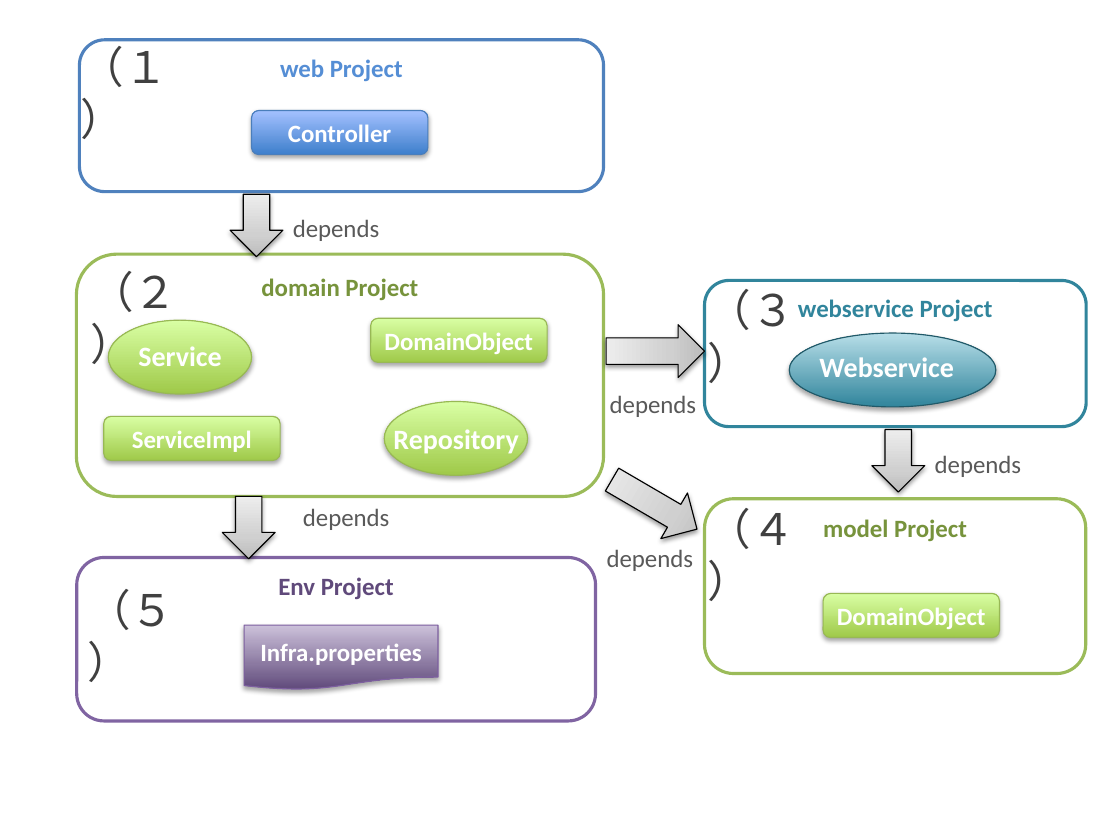
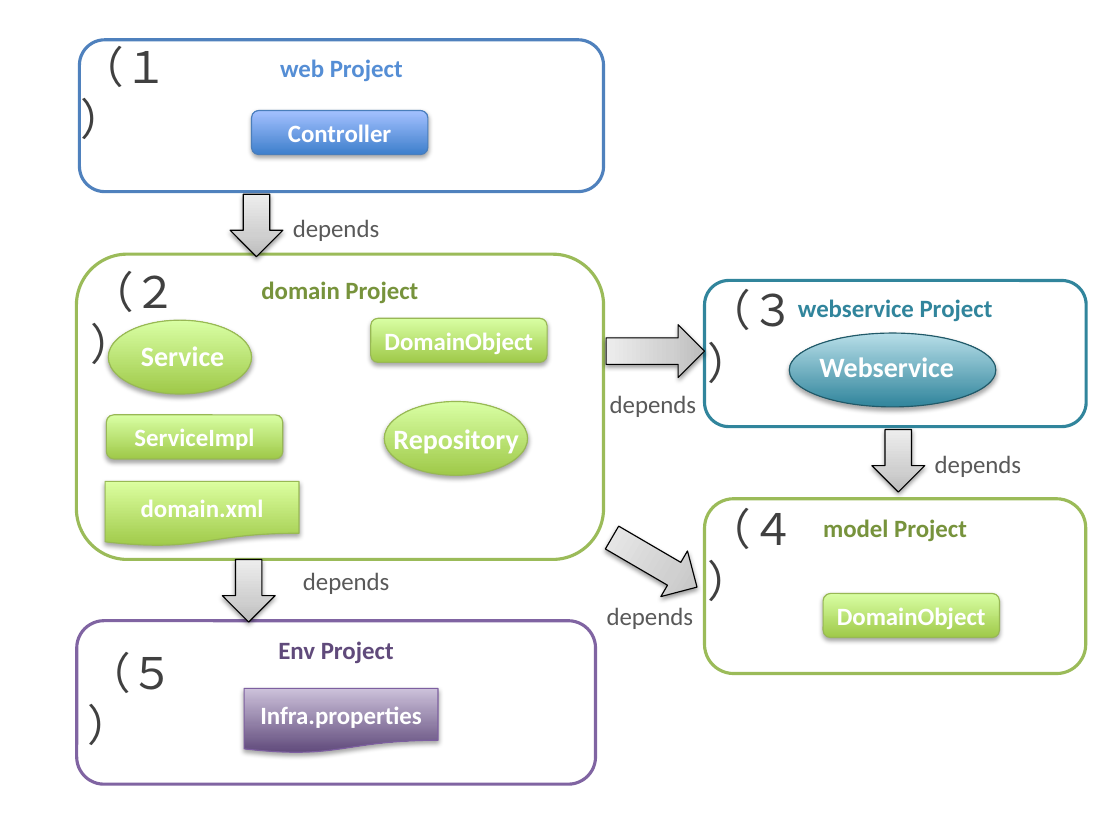
Before and after one commit to xzjia/guideline, a slide deck: slide 6 of source/ArchitectureInDetail/images_SOAP/materialSOAP.pptx. Drawn at 1120x840 pixels with LibreOffice and Linux fonts; fonts in the diff are those of the drawing. Boxes give left, top, right and bottom in pixels: in the first picture for what was removed or moved away, otherwise in the second. Text is boxed around its words. In the diff, an @@ line names an element or a change of style, - is before the commit and + after.

```diff
--- a/source/ArchitectureInDetail/images_SOAP/materialSOAP.pptx
+++ b/source/ArchitectureInDetail/images_SOAP/materialSOAP.pptx
@@ rounded rectangle "domain Project": place and size @@
-rounded rectangle "domain Project" at (76, 254, 604, 496)
+rounded rectangle "domain Project" at (76, 254, 604, 560)
@@ flow chart document added at (105, 482, 299, 547), fill gradient #A0CA4A to #DCFFA0, outline #98B954 0.75 pt, 16 pt, text #FFFFFF, bold @@
+domain.xml
@@ 1 text, 1 rounded rectangle, 1 down arrow: place and size @@
-1 text, 1 rounded rectangle, 1 down arrow at (77, 456, 710, 721)
+1 text, 1 rounded rectangle, 1 down arrow at (77, 515, 710, 784)
@@ 2 texts, 1 flow chart document, 1 down arrow: place and size @@
-2 texts, 1 flow chart document, 1 down arrow at (87, 496, 438, 690)
+2 texts, 1 flow chart document, 1 down arrow at (87, 560, 438, 754)
```
Also in this commit, not shown: 1 other file.
